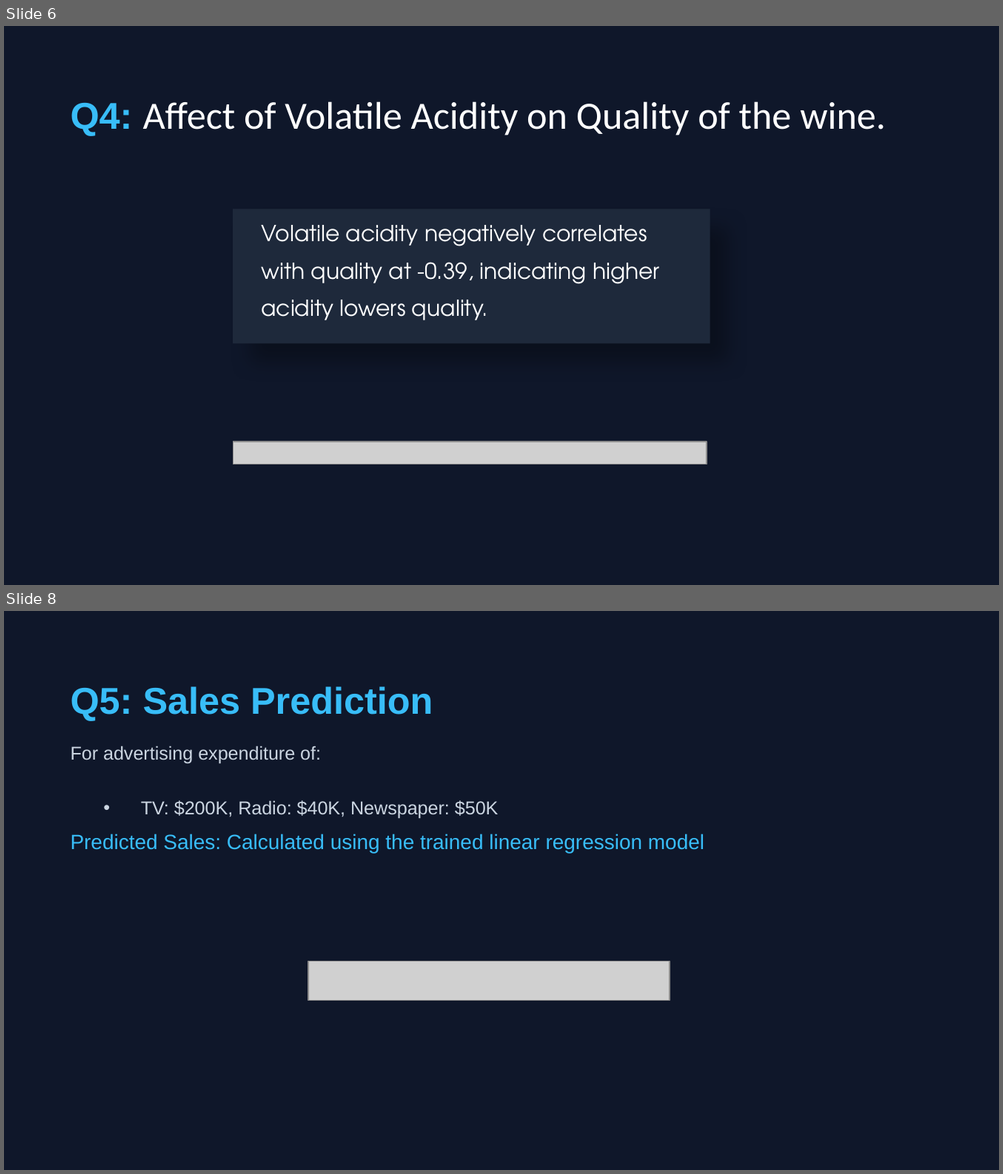
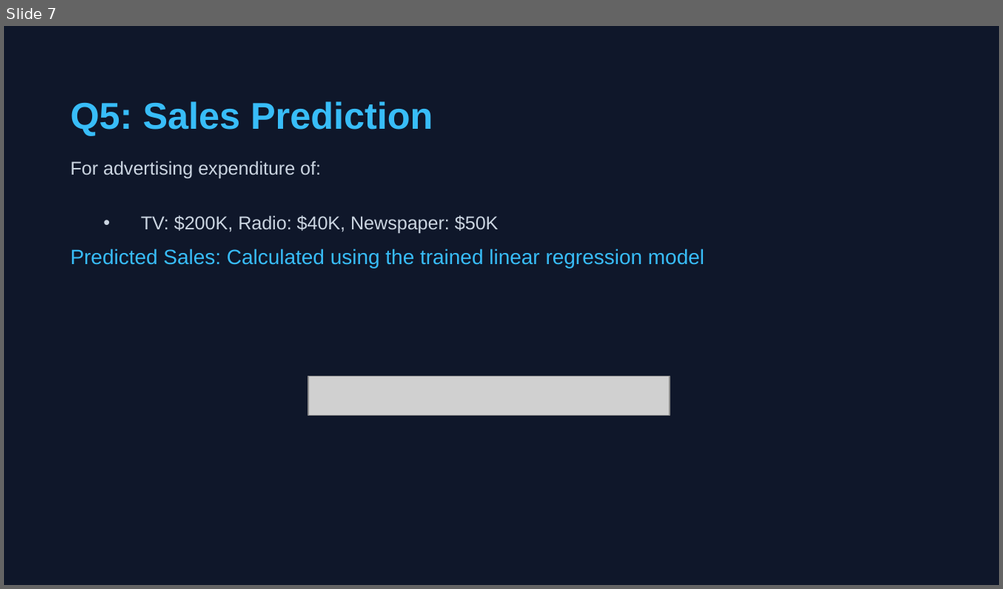
Before and after one commit to nishit-11/Sales-Prediction-Finaltics, a slide deck: Sales Prediction Analysis.pptx. Shown one above the other, each under a label of ours: slides 6 and 8 before the commit, slide 7 after it; the slides between them are not shown. The pictures are 1003x1174 and 1003x589 pixels, drawn with LibreOffice and Linux fonts; fonts in the diff are those of the drawing; grey boxes stand for pictures. Boxes give left, top, right and bottom in pixels: in the first picture for what was removed or moved away, otherwise in the second. Text is boxed around its words. In the diff, an @@ line names an element or a change of style, - is before the commit and + after.

```diff
--- a/Sales Prediction Analysis.pptx
+++ b/Sales Prediction Analysis.pptx
@@ slide 6 removed at [4, 26, 999, 585], background #0F172A @@
@@ text removed at [71, 101, 885, 136] @@
-Q4: Affect of Volatile Acidity on Quality of the wine.
@@ rectangle removed at [233, 209, 710, 343] @@
@@ text removed at [261, 225, 660, 321] @@
-Volatile acidity negatively correlates
-with quality at -0.39, indicating higher
-acidity lowers quality.
@@ picture removed at [233, 442, 706, 465] @@
@@ what was slide 8 is now slide 7 @@
```
Also in this commit, not shown: 5 slides changed, 3 slides added, 2 other slides removed.
